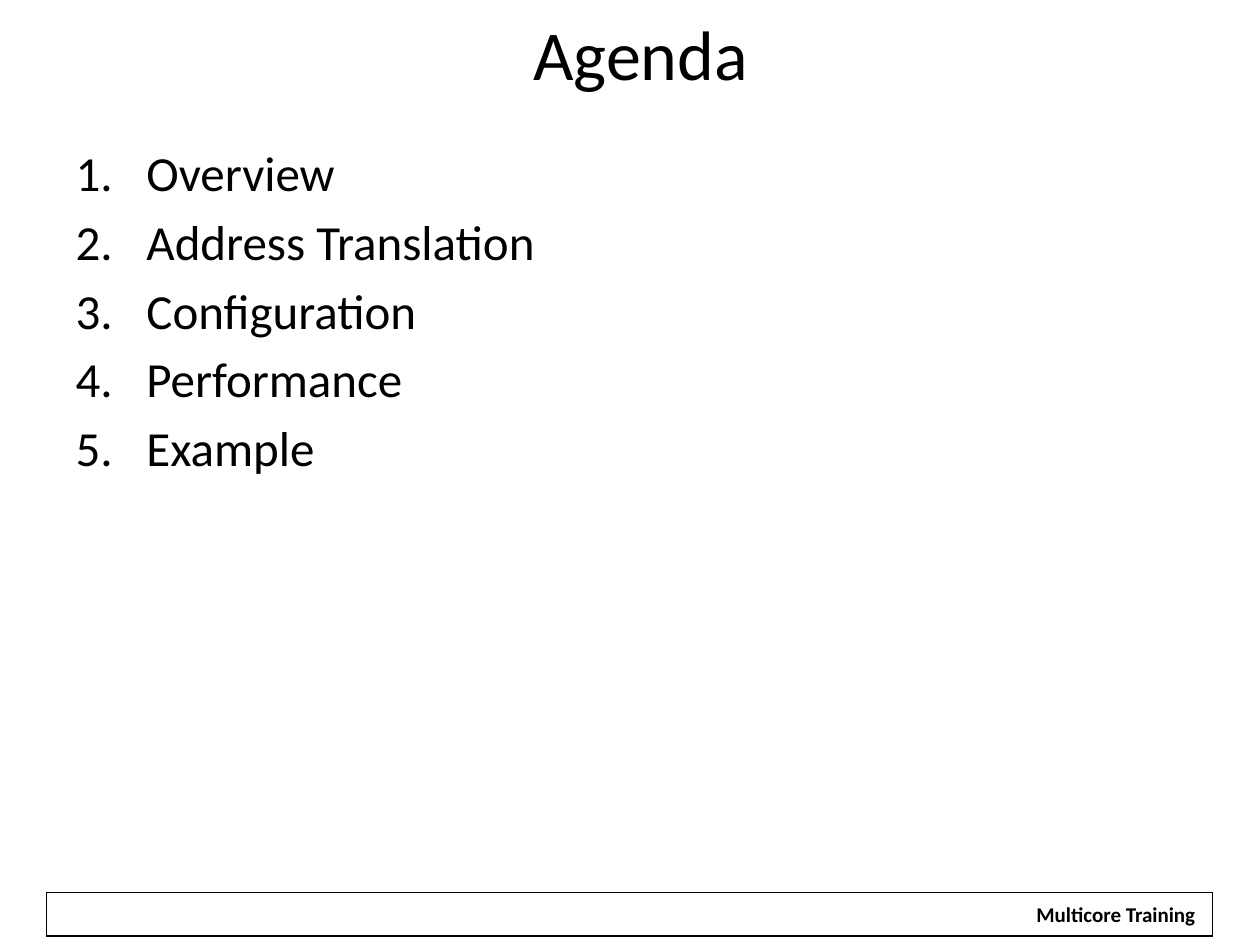
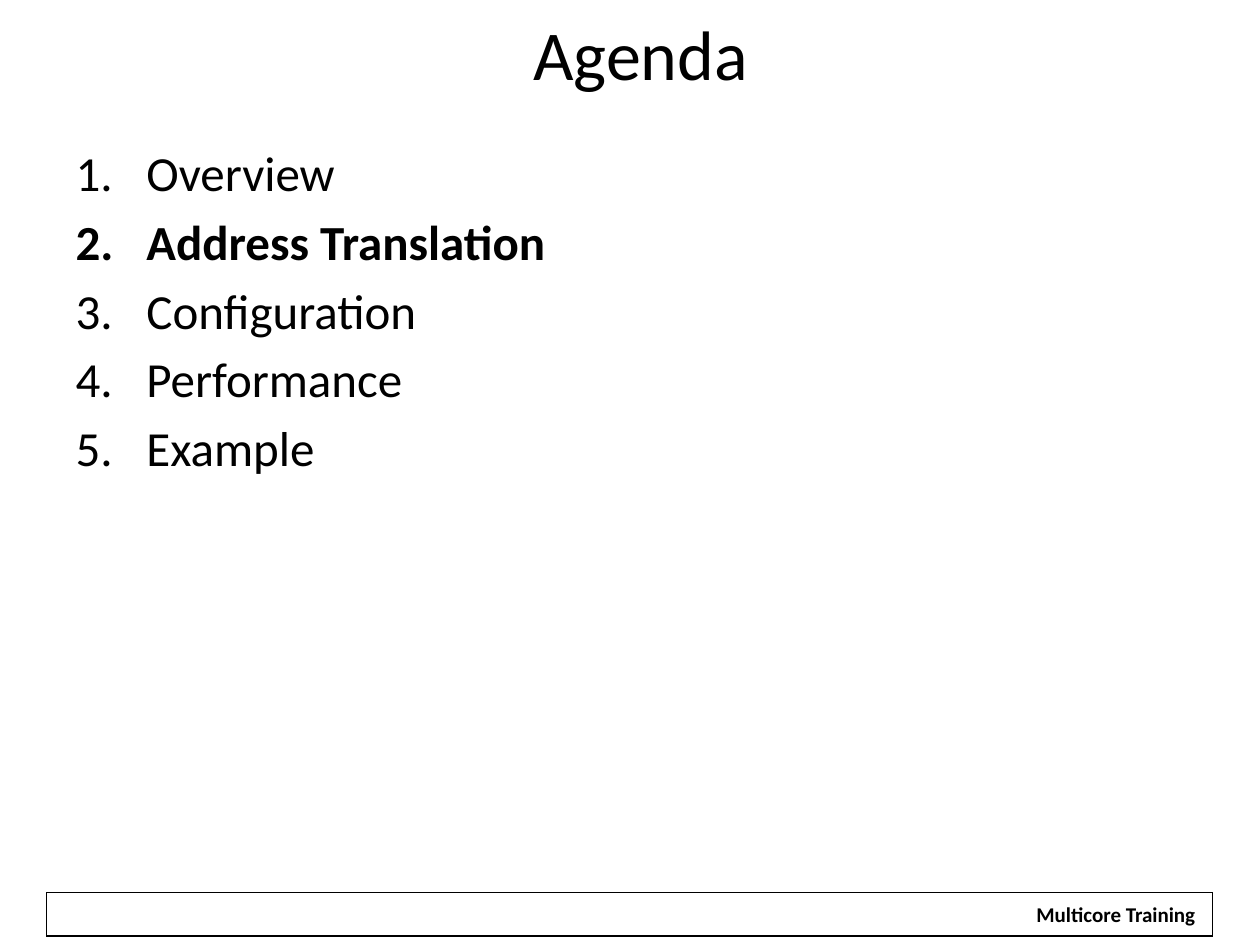
Before and after one commit to hari1989/keystone-workshop, a slide deck: slide 12 of preliminary/Working/presentations/Intro to Hyperlink.pptx. Drawn at 1260x945 pixels with LibreOffice and Linux fonts; fonts in the diff are those of the drawing; background and template pictures are left out. Boxes give left, top, right and bottom in pixels: in the first picture for what was removed or moved away, otherwise in the second. Text is boxed around its words. In the diff, an @@ line names an element or a change of style, - is before the commit and + after.

Commit message:
Hopefully correct address translation

```diff
--- a/preliminary/Working/presentations/Intro to Hyperlink.pptx
+++ b/preliminary/Working/presentations/Intro to Hyperlink.pptx
@@ text at <box>146,225,545,261</box>: bold on in "Address Translation" @@
```
Also in this commit, not shown: 14 other slides changed, 13 slides added, 10 slides removed.
